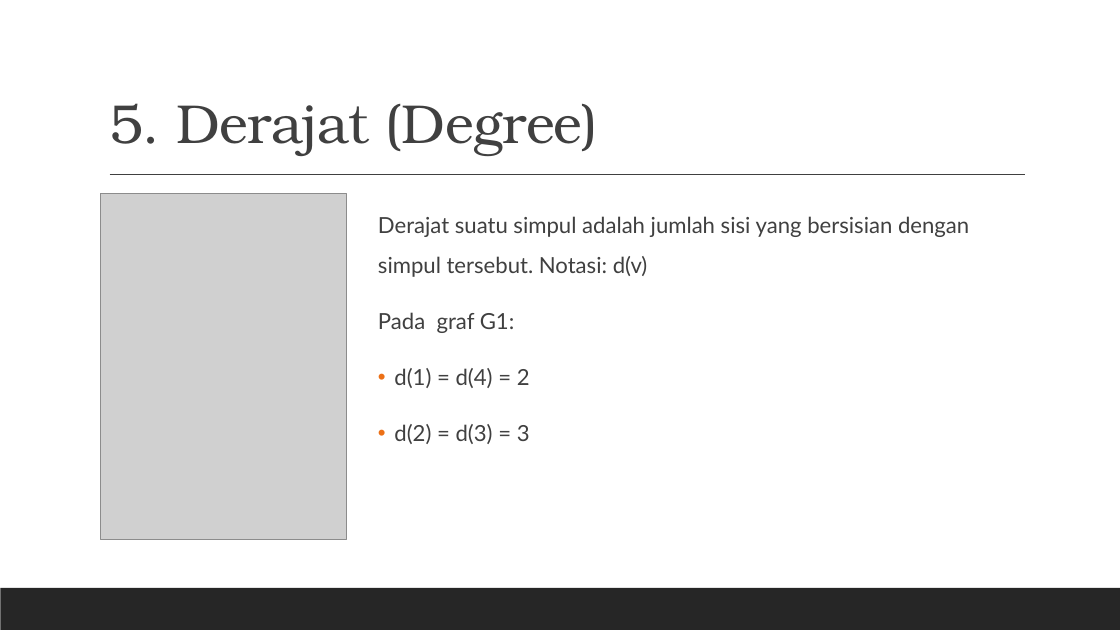
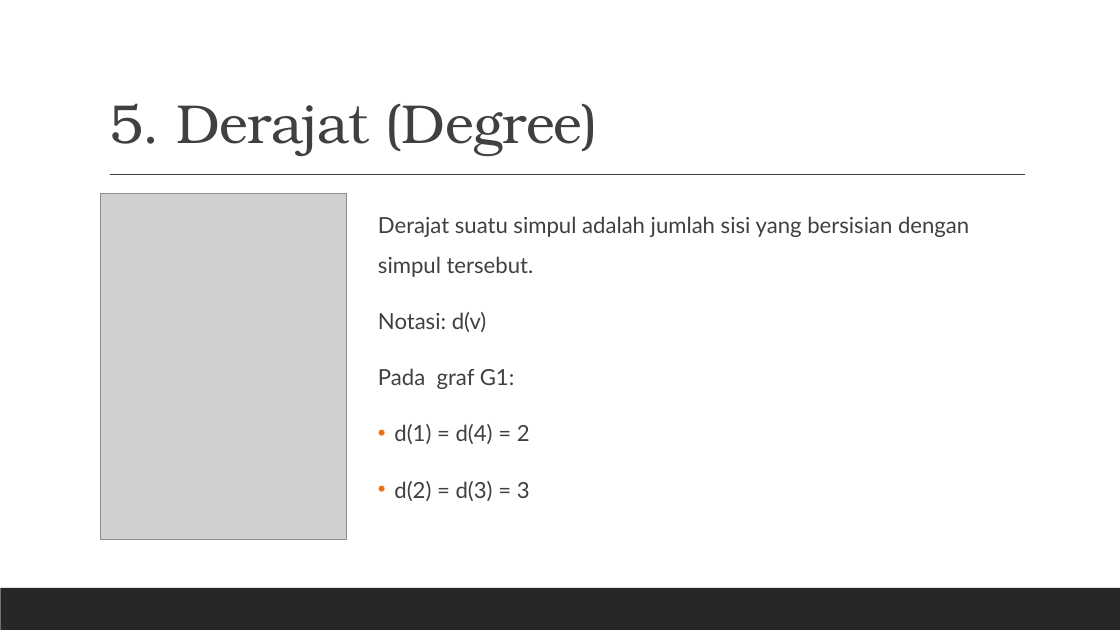
Before and after one commit to hako-975/UNPAM-File, a slide deck: slide 7 of semester 3/Graph Terapan/pertemuan 6/GRAPH TERAPAN - Kelompok 8 - Modul 3.pptx. Drawn at 1120x630 pixels with LibreOffice and Linux fonts; fonts in the diff are those of the drawing; grey boxes stand for pictures. Boxes give left, top, right and bottom in pixels: in the first picture for what was removed or moved away, otherwise in the second. Text is boxed around its words. In the diff, an @@ line names an element or a change of style, - is before the commit and + after.

```diff
--- a/semester 3/Graph Terapan/pertemuan 6/GRAPH TERAPAN - Kelompok 8 - Modul 3.pptx
+++ b/semester 3/Graph Terapan/pertemuan 6/GRAPH TERAPAN - Kelompok 8 - Modul 3.pptx
@@ text at [378, 216, 969, 332]: text changed @@
-Derajat suatu simpul adalah jumlah sisi yang bersisian dengan simpul tersebut. Notasi: d(v)
+Derajat suatu simpul adalah jumlah sisi yang bersisian dengan simpul tersebut.
+Notasi: d(v)
```
Also in this commit, not shown: 1 other slide changed, 2 slides added, 6 other files.
